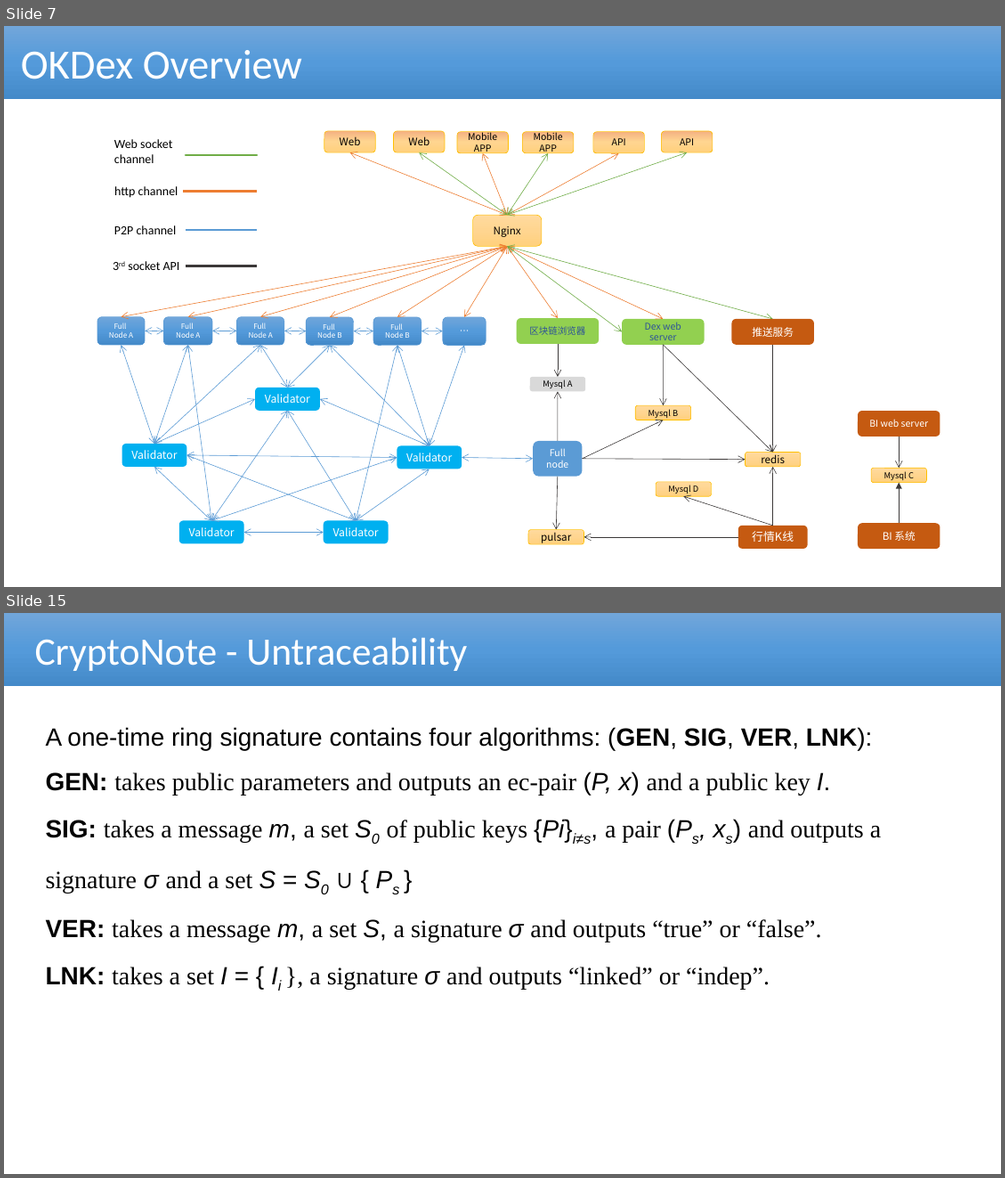
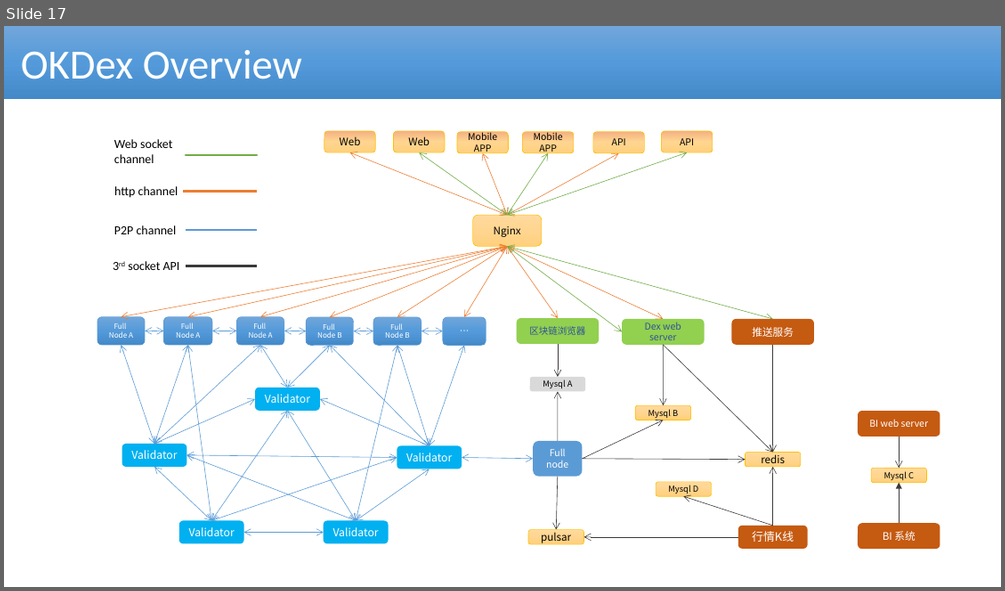
Before and after one commit to cmdpos/gaia, a slide deck: ppt/blockchain-dex.pptx. Shown one above the other, each under a label of ours: slides 7 and 15 before the commit, slide 17 after it; the slides between them are not shown. The pictures are 1005x1178 and 1005x591 pixels, drawn with LibreOffice and Linux fonts; fonts in the diff are those of the drawing; background and template pictures are left out. Boxes give left, top, right and bottom in pixels: in the first picture for what was removed or moved away, otherwise in the second. Text is boxed around its words. In the diff, an @@ line names an element or a change of style, - is before the commit and + after.

```diff
--- a/ppt/blockchain-dex.pptx
+++ b/ppt/blockchain-dex.pptx
@@ slide 15 removed at [4,613,1001,1174], background #FFFFFF @@
@@ rectangle removed at [4,613,1001,686] @@
-CryptoNote - Untraceability
@@ text removed at [46,727,881,989] @@
-A one-time ring signature contains four algorithms: (GEN, SIG, VER, LNK):
-GEN: takes public parameters and outputs an ec-pair (P, x) and a public key I.
-SIG: takes a message m, a set S0 of public keys {Pi}i≠s, a pair (Ps, xs) and outputs a signature σ and a set S = S0 ∪ { Ps }
-VER: takes a message m, a set S, a signature σ and outputs “true” or “false”.
-LNK: takes a set I = { Ii }, a signature σ and outputs “linked” or “indep”.
@@ what was slide 7 is now slide 17 @@
```
Also in this commit, not shown: 4 slides changed, 13 slides added, 12 other slides removed, 1 other file.
